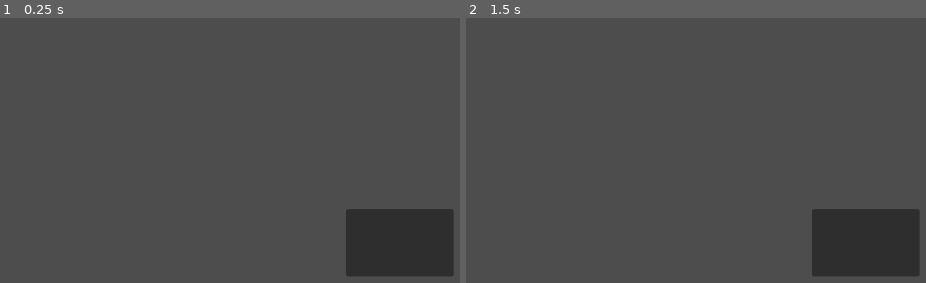
Above: before the commit, frames 1-2 (left to right).
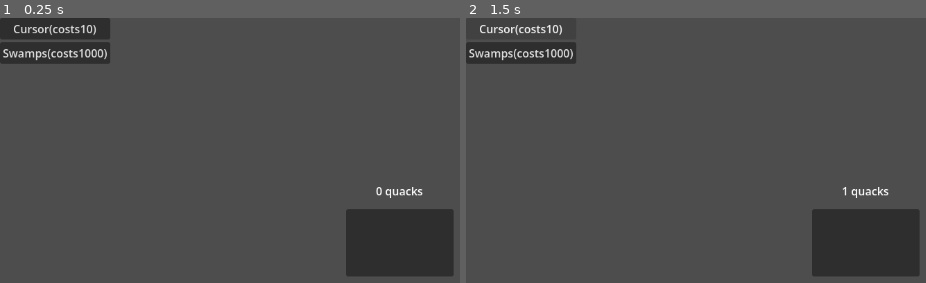
Above: after the commit, the same moments.

Repository: n2ize/ClickerIdleGame
Game: Godot game, scene res://main.tscn
Two runs of this game, one before a commit and one after it. Both use one fixed random seed, a clock stepped at 60 frames per second and the inputs below. The project has no main scene, so this scene is started directly.
Inputs (mouse positions are in pixels of both pictures, inside the frame that each line leads up to):
- Up to frame 1 (0.25 s): no input
- Up to frame 2 (1.5 s): click (866, 243) at 0.5 s; click (521, 28) at 1.25 s, where only the run after the commit has a clickable "Cursor(costs10)"

The runs differ from the first frame. In frame 1, 3.8% of the frame differs, in the area x 0-92%, y 0-68%; in frame 2, 2.2%.
Error before the commit: Parse Error: Identifier "button" not declared in the current scope. (res://game_manager.gd:24)

Commit message:
upgrade system added

Diff:
--- a/control.gd
+++ b/control.gd
@@ -11,10 +11,9 @@
 
 # Called every frame. 'delta' is the elapsed time since the previous frame.
 func _process(delta: float) -> void:
+	label.text = str(game_manager.cookies) + " quacks"
 	pass
 
 
 func _on_button_pressed() -> void:
 	game_manager.add_quack()
-	label.text = str(game_manager.cookies) + " quacks"
-	pass # Replace with function body.
--- a/game_manager.gd
+++ b/game_manager.gd
@@ -1,6 +1,5 @@
 extends Node
 @onready var upgrade_container = $"../Control/UpgradeContainer"
-
 
 var cookies = 0
 var upgrades = {
@@ -21,9 +20,17 @@
 # Called when the node enters the scene tree for the first time.
 func _ready() -> void:
 	for upgrade_name in upgrades:
-		var button = button.new()
-		button.text = upgrade_name + "(costs"
-	pass # Replace with function body.
+		var timer = Timer.new()
+		timer.wait_time = 1.0
+		timer.timeout.connect(func(): _on_upgrade_tick(upgrade_name))
+		add_child(timer)
+		timer.start()
+		upgrades[upgrade_name]["timer"] = timer
+		var button = Button.new()
+		button.text = upgrade_name + "(costs" + str(upgrades[upgrade_name]["cost"]) + ")"
+		button.pressed.connect(func(): buy_upgrade(upgrade_name))
+		upgrade_container.add_child(button)
+		upgrades[upgrade_name]["button"] = button
 
 
 
@@ -41,3 +48,14 @@
 		cookies -= upgrade["cost"]
 		upgrade["count"] += 1
 		upgrade["cost"] = int(upgrade["cost"] * upgrade["cost_multiplier"])
+		update_buttons()
+
+
+func _on_upgrade_tick(upgrade_name: String):
+	var upgrade = upgrades[upgrade_name]
+	cookies += upgrade["cps"] * upgrade["count"]
+
+func update_buttons():
+	for upgrade_name in upgrades:
+		var upgrade =  upgrades[upgrade_name]
+		upgrade["button"].text = upgrade_name + " (costs " + str(upgrade["cost"]) + ") [" + str(upgrade["count"]) + "]"
